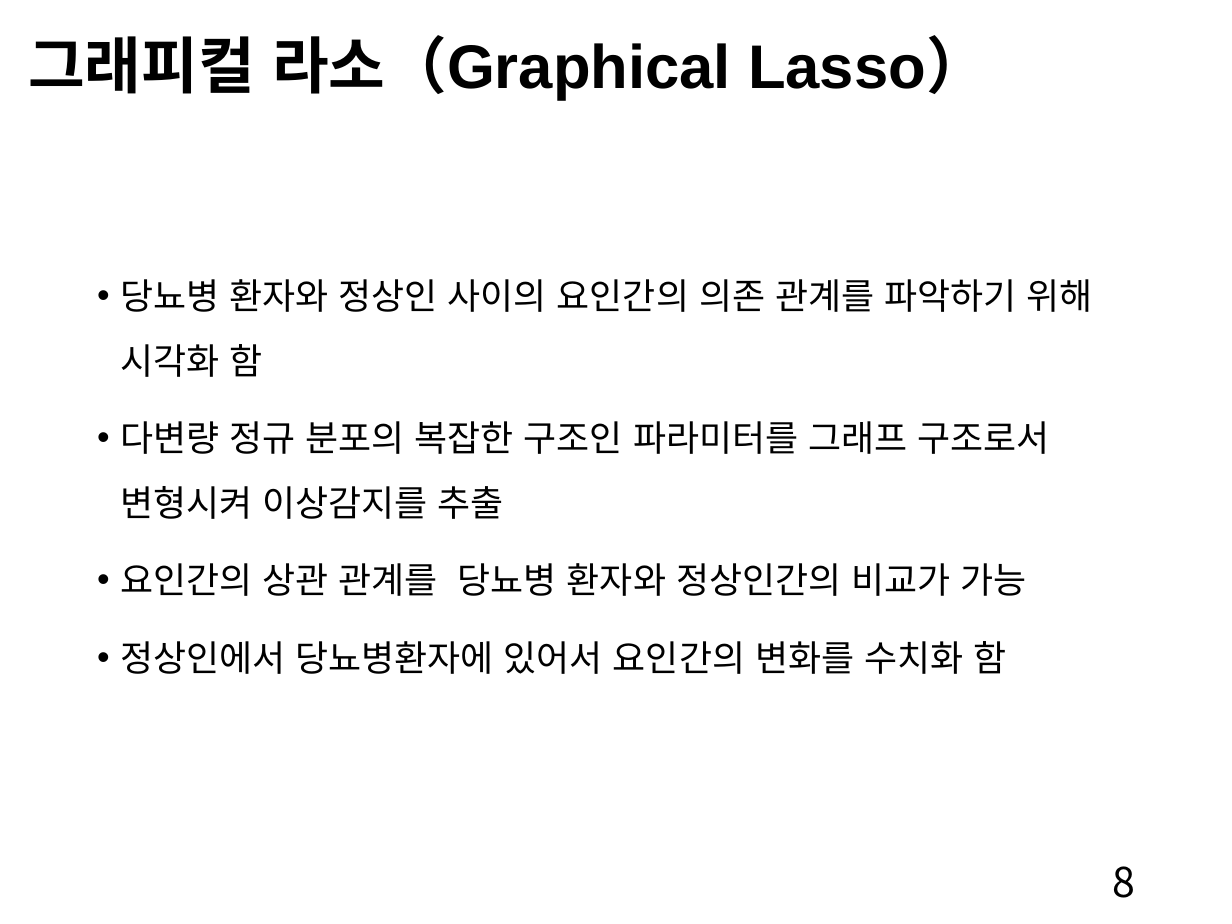
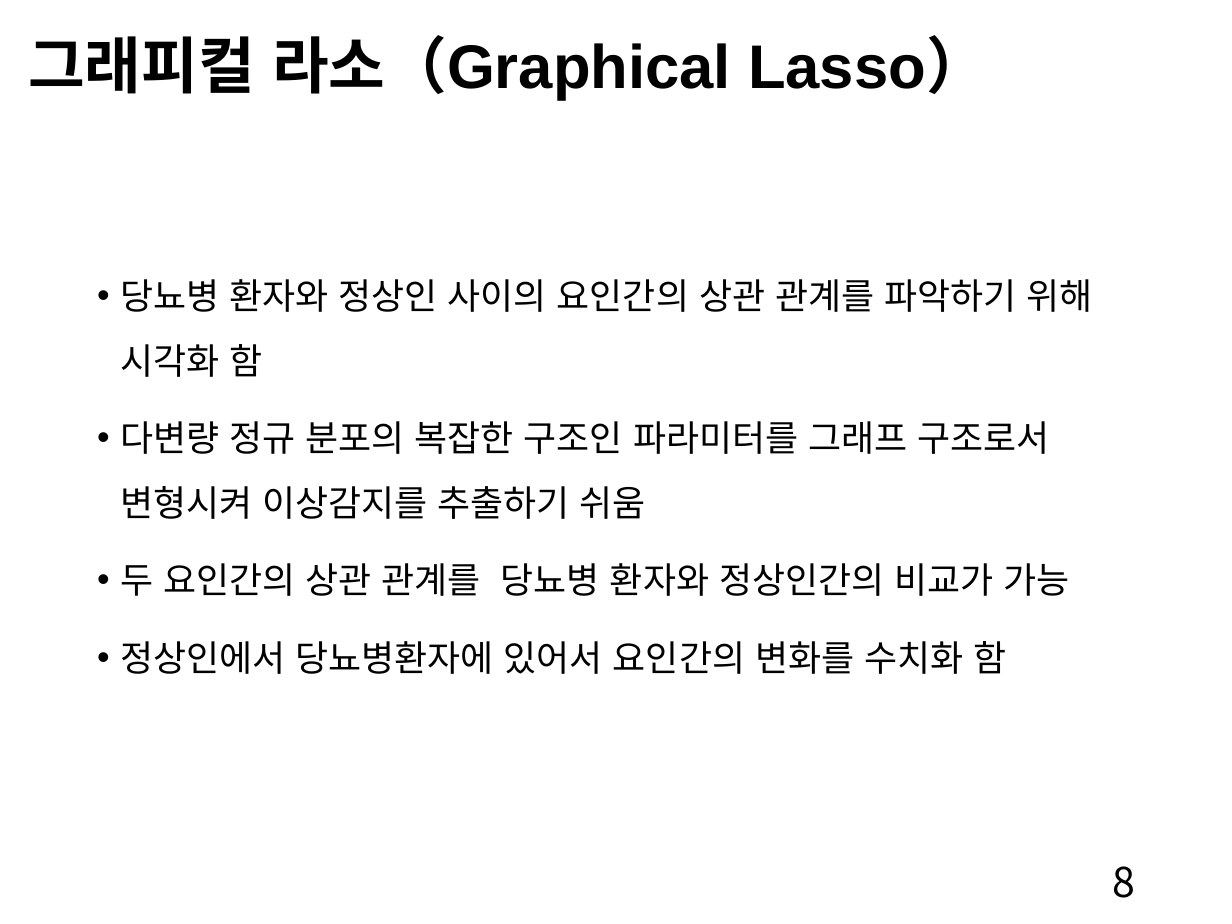
Before and after one commit to yeunkyung/projects, a slide deck: slide 8 of papers/Diabetes_Analysis_ppt_kor.pptx. Drawn at 1232x924 pixels with LibreOffice and Linux fonts; fonts in the diff are those of the drawing. Boxes give left, top, right and bottom in pixels: in the first picture for what was removed or moved away, otherwise in the second. Text is boxed around its words. In the diff, an @@ line names an element or a change of style, - is before the commit and + after.

```diff
--- a/papers/Diabetes_Analysis_ppt_kor.pptx
+++ b/papers/Diabetes_Analysis_ppt_kor.pptx
@@ text at (120, 279, 1093, 596): text changed @@
-• 당뇨병 환자와 정상인 사이의 요인간의 의존 관계를 파악하기 위해 시각화 함
-• 다변량 정규 분포의 복잡한 구조인 파라미터를 그래프 구조로서 변형시켜 이상감지를 추출
-• 요인간의 상관 관계를 당뇨병 환자와 정상인간의 비교가 가능
+• 당뇨병 환자와 정상인 사이의 요인간의 상관 관계를 파악하기 위해 시각화 함
+• 다변량 정규 분포의 복잡한 구조인 파라미터를 그래프 구조로서 변형시켜 이상감지를 추출하기 쉬움
+• 두 요인간의 상관 관계를 당뇨병 환자와 정상인간의 비교가 가능
```
Also in this commit, not shown: 5 other slides changed, 1 other file.
